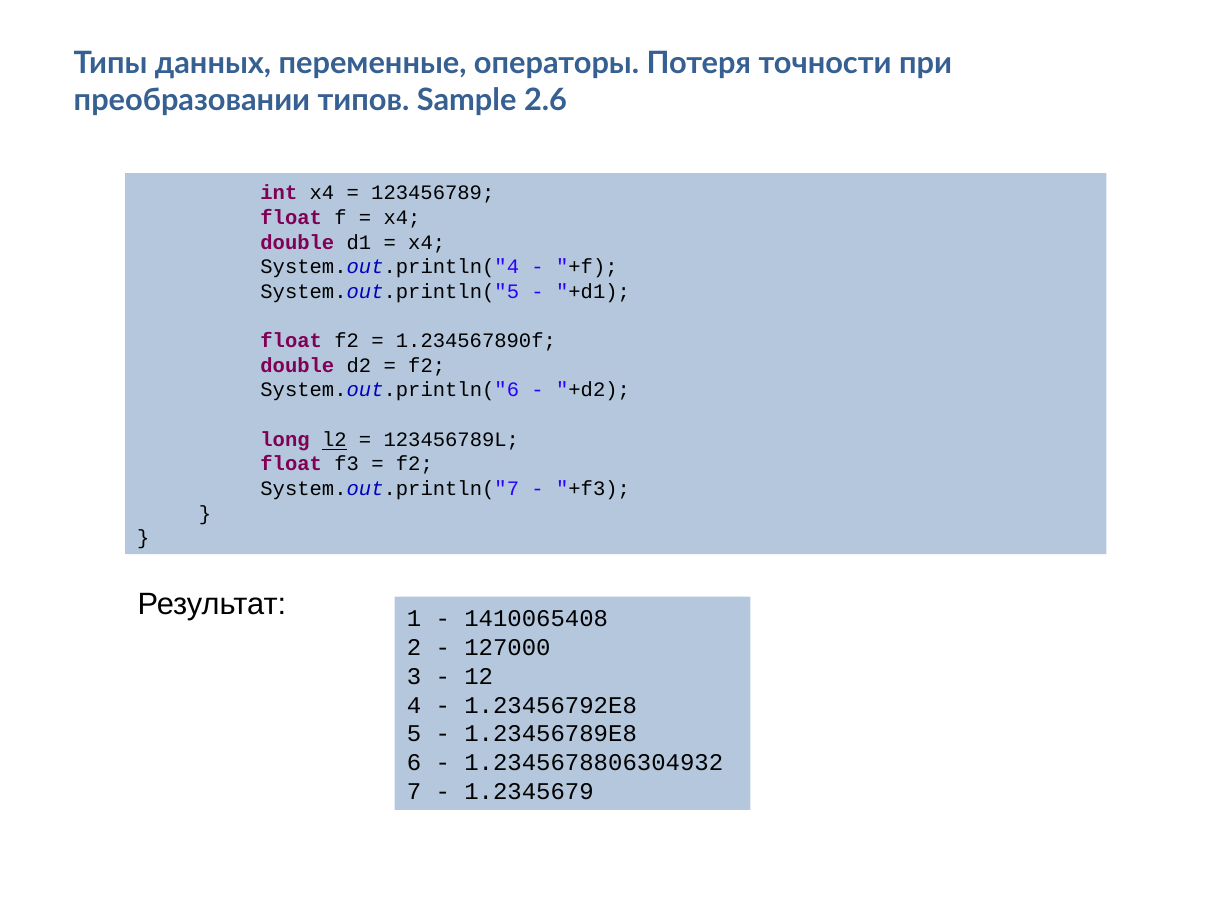
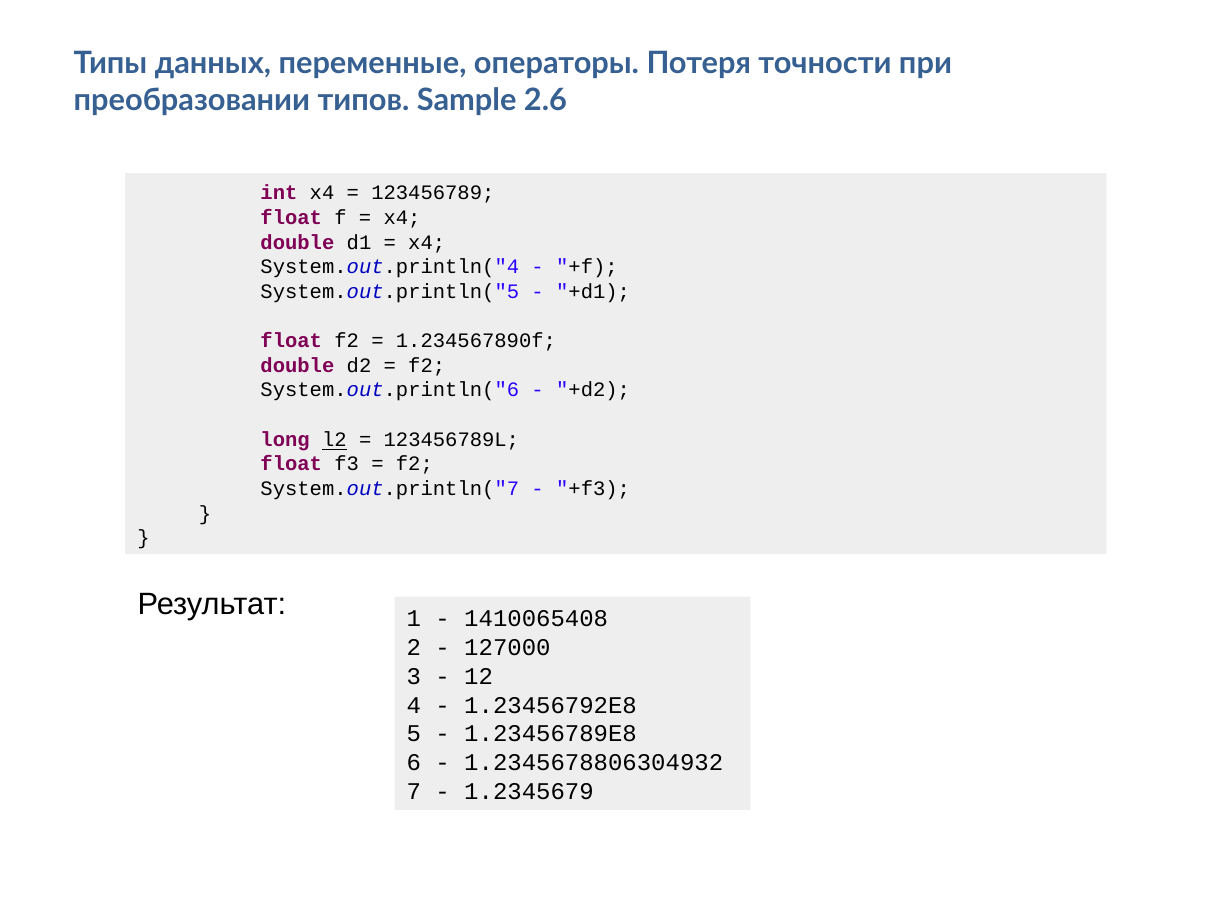
Before and after one commit to Vyacheslav2023/javase0111, a slide deck: slide 16 of presentation/JavaSE102ТипыОператоры.pptx. Drawn at 1232x924 pixels with LibreOffice and Linux fonts; fonts in the diff are those of the drawing. Boxes give left, top, right and bottom in pixels: in the first picture for what was removed or moved away, otherwise in the second. Text is boxed around its words. In the diff, an @@ line names an element or a change of style, - is before the commit and + after.

```diff
--- a/presentation/JavaSE102ТипыОператоры.pptx
+++ b/presentation/JavaSE102ТипыОператоры.pptx
@@ rectangle "int x4 = 123456789;" at (126,174,1108,554): fill #B4C7DC to #EEEEEE @@
@@ rectangle "1 - 1410065408" at (394,596,750,809): fill #B4C7DC to #EEEEEE @@
```
Also in this commit, not shown: 17 other slides changed, 23 other files.
